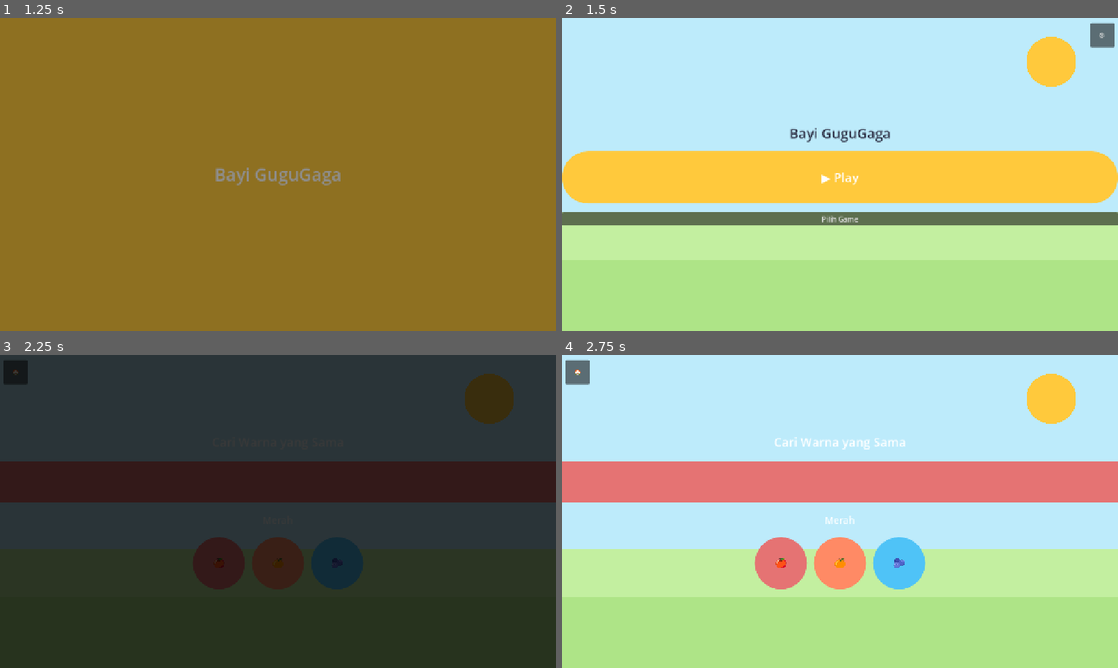
Above: before the commit, frames 1-4 (two rows, left to right).
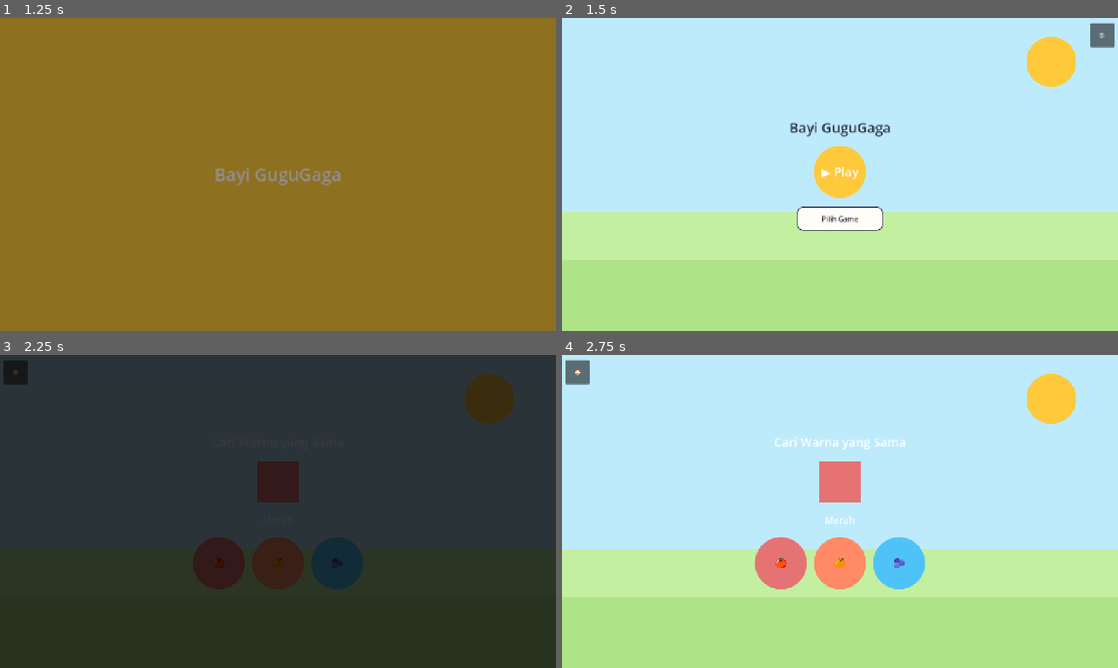
Above: after the commit, the same moments.

Repository: ptnusavisionmedia/game-balita
Game: Godot game, scene res://scenes/Splash.tscn
The game is run twice, just before and just after one commit, with the same random seed, the same clock (stepped at 60 frames per second) and the same inputs.
Inputs:
- Up to frame 1 (1.25 s): tap Enter at 0.5 s
- Up to frame 2 (1.5 s): no input
- Up to frame 3 (2.25 s): click "▶ Play" at 2 s
- Up to frame 4 (2.75 s): no input

Frame 1 is identical in both runs. In frame 2, 21% of the frame differs, in the area x 0-100%, y 33-68%; in frame 3, 12%; in frame 4, 12%.

Commit message:
fix: tombol/widget melar jadi pil selebar layar (VBoxContainer stretch)
VBoxContainer men-stretch child ukuran-tetap ke lebar penuh kalau tidak
diberi size_flags_horizontal=SIZE_SHRINK_CENTER. Fix play_button/
choose_button/_grid di home.gd (baru kelihatan setelah GameBackground
dipasang), plus 2 tempat lain dengan pola sama yang belum dilaporkan:
_reference_circle (feature_warna), canvas (feature_mewarnai). Gaya
choose_button juga diganti dari tema default Godot ke outline custom.

Co-Authored-By: Claude Sonnet 5 <noreply@anthropic.com>

Diff:
--- a/features/feature_mewarnai/mewarnai.gd
+++ b/features/feature_mewarnai/mewarnai.gd
@@ -51,6 +51,11 @@
 	var canvas_size: Dictionary = picture.get("canvas_size", {"w": 360, "h": 360})
 	var canvas := Control.new()
 	canvas.custom_minimum_size = Vector2(canvas_size.get("w", 360), canvas_size.get("h", 360))
+	# SHRINK_CENTER — tanpa ini VBoxContainer men-stretch canvas ke lebar
+	# penuh layar, geser semua area (posisi absolut relatif ke pojok kiri
+	# atas canvas) jadi menempel kiri, bukan di tengah (bug yang sama
+	# dilaporkan user di scenes/home.gd 2026-11-21).
+	canvas.size_flags_horizontal = Control.SIZE_SHRINK_CENTER
 	vbox.add_child(canvas)
 
 	for area in _areas:
--- a/features/feature_warna/warna.gd
+++ b/features/feature_warna/warna.gd
@@ -48,6 +48,9 @@
 
 	_reference_circle = ColorRect.new()
 	_reference_circle.custom_minimum_size = Vector2(96, 96)
+	# SHRINK_CENTER — tanpa ini VBoxContainer men-stretch ke lebar penuh
+	# layar (bug yang sama dilaporkan user di scenes/home.gd 2026-11-21).
+	_reference_circle.size_flags_horizontal = Control.SIZE_SHRINK_CENTER
 	vbox.add_child(_reference_circle)
 
 	_reference_label = Label.new()
--- a/scenes/home.gd
+++ b/scenes/home.gd
@@ -29,15 +29,23 @@
 	title.horizontal_alignment = HORIZONTAL_ALIGNMENT_CENTER
 	vbox.add_child(title)
 
+	# size_flags_horizontal = SHRINK_CENTER — tanpa ini, VBoxContainer
+	# men-stretch tiap child ke lebar penuh layar, jadi "▶ Play" (yang
+	# harusnya bulat) melar jadi pil selebar layar (dilaporkan user
+	# 2026-11-21, baru kelihatan jelas setelah GameBackground dipasang).
 	var play_button := BigRoundButton.new()
 	play_button.accent_color = AppColors.SUNSHINE
-	play_button.custom_minimum_size = Vector2(160, 160)
+	play_button.custom_minimum_size = Vector2(180, 180)
+	play_button.size_flags_horizontal = Control.SIZE_SHRINK_CENTER
 	play_button.text = "▶ Play"
 	play_button.pressed.connect(_on_play_pressed)
 	vbox.add_child(play_button)
 
 	var choose_button := Button.new()
 	choose_button.text = "Pilih Game"
+	choose_button.custom_minimum_size = Vector2(200, 56)
+	choose_button.size_flags_horizontal = Control.SIZE_SHRINK_CENTER
+	_style_secondary_button(choose_button)
 	choose_button.pressed.connect(_on_toggle_grid)
 	vbox.add_child(choose_button)
 
@@ -45,6 +53,7 @@
 	_grid.columns = 2
 	_grid.add_theme_constant_override("h_separation", 16)
 	_grid.add_theme_constant_override("v_separation", 16)
+	_grid.size_flags_horizontal = Control.SIZE_SHRINK_CENTER
 	_grid.visible = false
 	vbox.add_child(_grid)
 
@@ -62,6 +71,21 @@
 	settings_button.offset_bottom = 68.0
 	settings_button.pressed.connect(_open_settings)
 	add_child(settings_button)
+
+
+## Tombol sekunder bergaya "outline" — bukan warna solid seperti
+## BigRoundButton/tile, supaya jelas ini aksi kedua (bukan aksi utama
+## "▶ Play"). Sebelumnya pakai tema default Godot (abu-abu gelap polos,
+## tidak kelihatan jelas di atas GameBackground).
+func _style_secondary_button(button: Button) -> void:
+	var style := StyleBoxFlat.new()
+	style.bg_color = AppColors.CREAM
+	style.border_color = AppColors.INK
+	style.set_border_width_all(2)
+	style.set_corner_radius_all(16)
+	for state in ["normal", "hover", "pressed", "focus"]:
+		button.add_theme_stylebox_override(state, style)
+	button.add_theme_color_override("font_color", AppColors.INK)
 
 
 func _make_tile(game: Dictionary) -> Button:
Not shown, changed: obsidian-vault/Decisions Log.md
